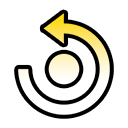
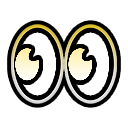
Layered file, before and after one edit (128x128). Changes by layer:
added layer "1f440-ezgif.com-svg-to-png-converter" in group "Icons" over [11, 24, 117, 104]
hid "Reset" over [18, 13, 110, 115]
